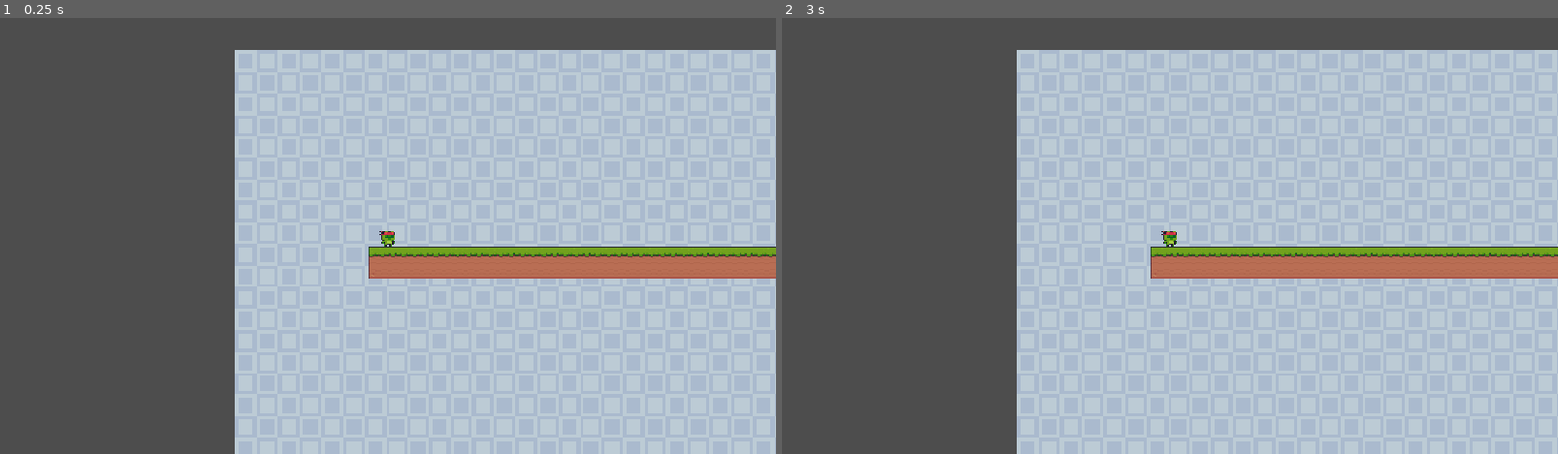
Above: before the commit, frames 1-2 (left to right).
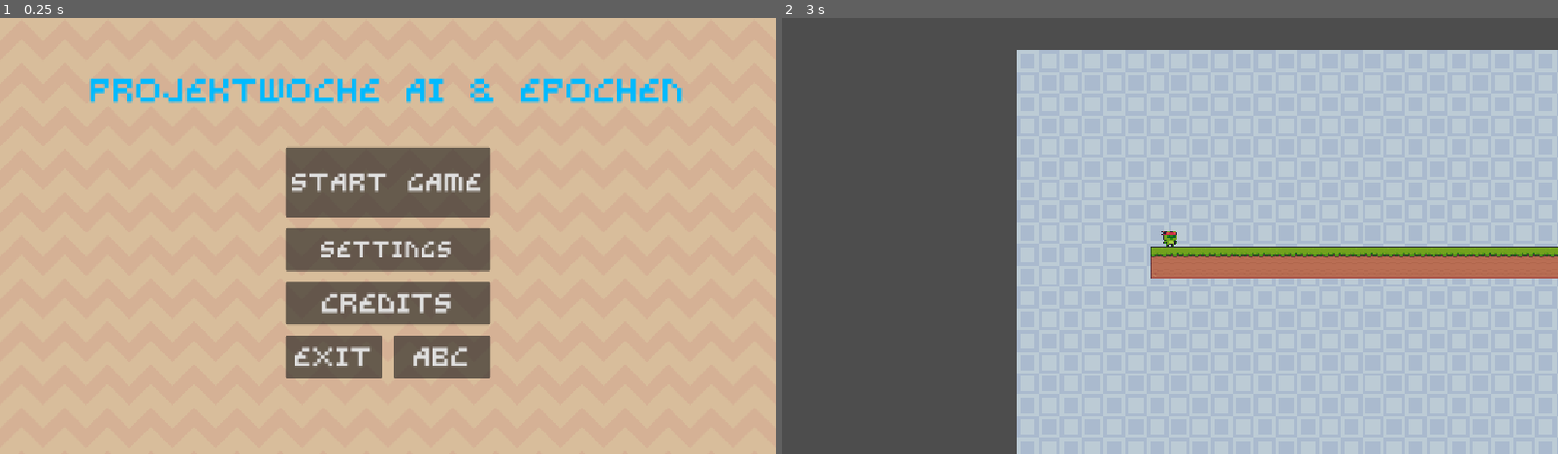
Above: after the commit, the same moments.

Repository: tghts/Projektwoche-Spieleentwicklung
Game: Godot game, scene res://Scene/main_menu.tscn
Same seed, same stepped clock (60 frames per second), same inputs: the game is played once before the commit and once after it. Before the commit the project starts from res://Scene/level_1.tscn.
Inputs (mouse positions are in pixels of both pictures, inside the frame that each line leads up to):
- Up to frame 1 (0.25 s): no input
- Up to frame 2 (3 s): click (1170, 249) at 0.5 s, where only the run after the commit has a clickable "Settings"; click (1170, 301) at 1.25 s, where only the run after the commit has a clickable "Credits"; click (1224, 358) at 2 s, where only the run after the commit has a clickable "abc"; click (1170, 183) at 2.75 s, where only the run after the commit has a clickable "Start Game"

The runs differ from the first frame. In frame 1, 100% of the frame differs, in the area x 0-100%, y 0-100%; in frame 2, nothing differs.

Commit message:
Main Menu scene

Diff:
--- /dev/null
+++ b/Scene/main_menu.gd
@@ -0,0 +1,15 @@
+extends Node
+
+
+
+func _on_startknopf_pressed() -> void:
+	get_tree().change_scene_to_file("res://Scene/level_1.tscn")
+
+
+
+func _on_exitknopf_pressed() -> void:
+	get_tree().quit()
+
+
+func _on_settingknopf_pressed() -> void:
+	pass # Replace with function body.
--- a/Scene/main_menu.tscn
+++ b/Scene/main_menu.tscn
@@ -1,23 +1,87 @@
 [gd_scene format=3 uid="uid://leg0e8417gi"]
 
 [ext_resource type="Texture2D" uid="uid://j3rf0m1yhvcl" path="res://Asset/Background/Brown.png" id="1_ftydy"]
+[ext_resource type="Script" uid="uid://t83jqkge7xgq" path="res://Scene/main_menu.gd" id="1_hii65"]
+[ext_resource type="FontFile" uid="uid://dfhwqbc3g0qpu" path="res://Asset/Fonts/GravityRegular5.ttf" id="2_87ipw"]
 
 [node name="MainMenu" type="Node" unique_id=2128577933]
+script = ExtResource("1_hii65")
 
-[node name="Background" type="Node2D" parent="." unique_id=331839309]
-
-[node name="Area2D" type="Area2D" parent="Background" unique_id=382432522]
-position = Vector2(-1, 2)
-
-[node name="TextureRect" type="TextureRect" parent="Background/Area2D" unique_id=629553894]
+[node name="TextureRect" type="TextureRect" parent="." unique_id=629553894]
 anchors_preset = 15
 anchor_right = 1.0
 anchor_bottom = 1.0
-offset_left = -1.0
-offset_top = -4.0
-offset_right = 1158.0
-offset_bottom = 648.0
 grow_horizontal = 2
 grow_vertical = 2
+size_flags_horizontal = 0
 texture = ExtResource("1_ftydy")
 stretch_mode = 1
+
+[node name="Hauptmenü Name" type="Label" parent="." unique_id=537921175]
+offset_left = 128.0
+offset_top = 48.0
+offset_right = 1024.0
+offset_bottom = 168.0
+theme_override_colors/font_color = Color(0, 0.73006314, 1, 1)
+theme_override_colors/font_shadow_color = Color(0, 0, 0, 0)
+theme_override_colors/font_outline_color = Color(0, 0, 0, 1)
+theme_override_fonts/font = ExtResource("2_87ipw")
+theme_override_font_sizes/font_size = 34
+text = "Projektwoche AI & Epochen"
+horizontal_alignment = 1
+vertical_alignment = 1
+
+[node name="TextureRect" type="TextureRect" parent="Hauptmenü Name" unique_id=2113492234]
+layout_mode = 1
+anchors_preset = -1
+offset_right = 40.0
+offset_bottom = 40.0
+
+[node name="Startknopf" type="Button" parent="." unique_id=600721941]
+offset_left = 424.0
+offset_top = 192.0
+offset_right = 728.0
+offset_bottom = 296.0
+theme_override_fonts/font = ExtResource("2_87ipw")
+theme_override_font_sizes/font_size = 27
+text = "Start Game"
+
+[node name="Exitknopf" type="Button" parent="." unique_id=1947137217]
+offset_left = 424.0
+offset_top = 472.0
+offset_right = 568.0
+offset_bottom = 536.0
+theme_override_fonts/font = ExtResource("2_87ipw")
+theme_override_font_sizes/font_size = 28
+text = "Exit"
+
+[node name="Settingknopf" type="Button" parent="." unique_id=2009033904]
+offset_left = 424.0
+offset_top = 312.0
+offset_right = 728.0
+offset_bottom = 376.0
+theme_override_fonts/font = ExtResource("2_87ipw")
+theme_override_font_sizes/font_size = 24
+text = "Settings"
+
+[node name="Credits" type="Button" parent="." unique_id=1987049026]
+offset_left = 424.0
+offset_top = 392.0
+offset_right = 728.0
+offset_bottom = 456.0
+theme_override_fonts/font = ExtResource("2_87ipw")
+theme_override_font_sizes/font_size = 28
+text = "Credits"
+
+[node name="Abc" type="Button" parent="." unique_id=326948932]
+offset_left = 584.0
+offset_top = 472.0
+offset_right = 728.0
+offset_bottom = 536.0
+theme_override_fonts/font = ExtResource("2_87ipw")
+theme_override_font_sizes/font_size = 28
+text = "abc"
+
+[connection signal="pressed" from="Startknopf" to="." method="_on_startknopf_pressed"]
+[connection signal="pressed" from="Exitknopf" to="." method="_on_exitknopf_pressed"]
+[connection signal="pressed" from="Settingknopf" to="." method="_on_settingknopf_pressed"]
--- /dev/null
+++ b/Scene/node_2d.tscn
@@ -0,0 +1,3 @@
+[gd_scene format=3 uid="uid://d1vohk6we3sf1"]
+
+[node name="Node2D" type="Node2D" unique_id=748775231]
--- a/project.godot
+++ b/project.godot
@@ -11,7 +11,7 @@
 [application]
 
 config/name="ProjektWocheSpiel"
-run/main_scene="uid://qsbw2hdr3sld"
+run/main_scene="uid://leg0e8417gi"
 config/features=PackedStringArray("4.7", "Forward Plus")
 
 [display]
--- /dev/null
+++ b/start/project.godot
@@ -0,0 +1,24 @@
+; Engine configuration file.
+; It's best edited using the editor UI and not directly,
+; since the parameters that go here are not all obvious.
+;
+; Format:
+;   [section] ; section goes between []
+;   param=value ; assign values to parameters
+
+config_version=3
+
+[application]
+
+config/name="Design a main menu screen (start)"
+run/main_scene=""
+config/icon="res://icon.png"
+
+[display]
+
+window/size/width=1366
+window/size/height=768
+
+[gdnative]
+
+singletons=[  ]
Binary file added: Asset/Fonts/GravityRegular5.ttf
Not shown, added: Asset/Fonts/GravityRegular5.ttf.import
Not shown, added: Scene/main_menu.gd.uid
Binary file added: start/assets/main_menu/characters.png
Binary file added: start/assets/main_menu/label_continue.png
Binary file added: start/assets/main_menu/label_new_game.png
Binary file added: start/assets/main_menu/label_options.png
Binary file added: start/assets/main_menu/title.png
Binary file added: start/assets/main_menu/version.png
Binary file added: start/icon.png
